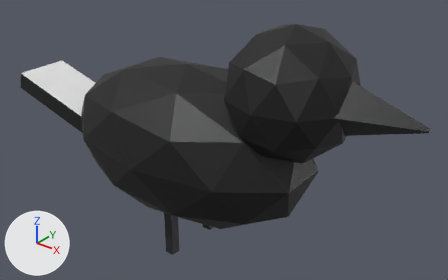
Renders of the glTF model world/human_realm/village/assets/village_crow.glb from each side of a commit.
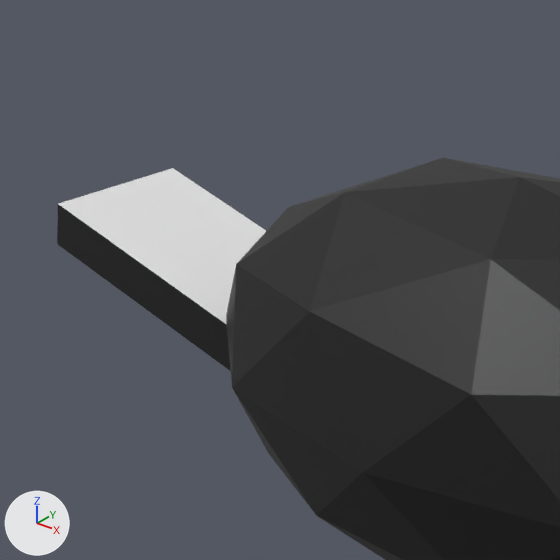
Each version is shown whole from a camera (50 mm lens) standing at (0.382, -0.42, 0.394) and looking at (0.03, 0.019, 0.122), then close up on the part from 0% to 45% of the width and 0% to 72% of the height. The lights are fixed; the arrows at lower left show +X, +Y and +Z. The older version's two pictures come first. Vertices at exactly the same position are counted once.

The scene before the commit, as lines of its bpy script (objects in view):
```python
me_village_crow = bpy.data.meshes.new('village_crow')
me_village_crow.from_pydata(...)  # 116 vertices, 208 faces; spans x -0.24..0.24, y -0.081..0.081, z 0.0..0.26
me_village_crow.materials.append(mat_village)
ob_village_crow = bpy.data.objects.new('village_crow', me_village_crow)
ob_village_crow.location = (0.0, 0.0, 0.0)
```
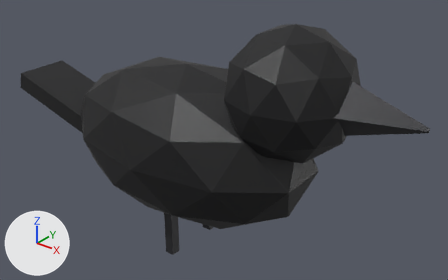
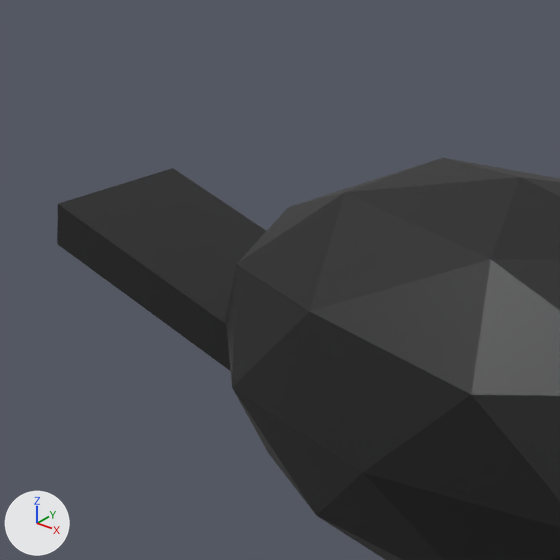
Location of each change, [x1, y1, x2, y2] in pixels of the close-ups (560 x 560 px):
```json
{"part": 1, "of": "me_village_crow", "change": "recoloured", "before": [59, 168, 266, 324], "after": [59, 168, 266, 324], "on screen": "white to black"}
```

Scene script edits in JSON lines:
```json
{"block": "me_village_crow", "where": "me_village_crow.from_pydata(...)  # 116 vertices, 208 faces; spans x -0.24..0.24, y -0.081..0.081, z 0.0..0.26"}
{"block": "me_village_crow", "where": "# used by ob_village_crow; location = (0.0, 0.0, 0.0)"}
{"block": "me_village_crow", "change": "me_village_crow part 1: 8 faces centred in x -0.192..-0.005, y -0.032..0.03, z 0.023..0.135 are repainted in the vertex colours; the middle colour goes from white #ffffff to black #141417"}
```
